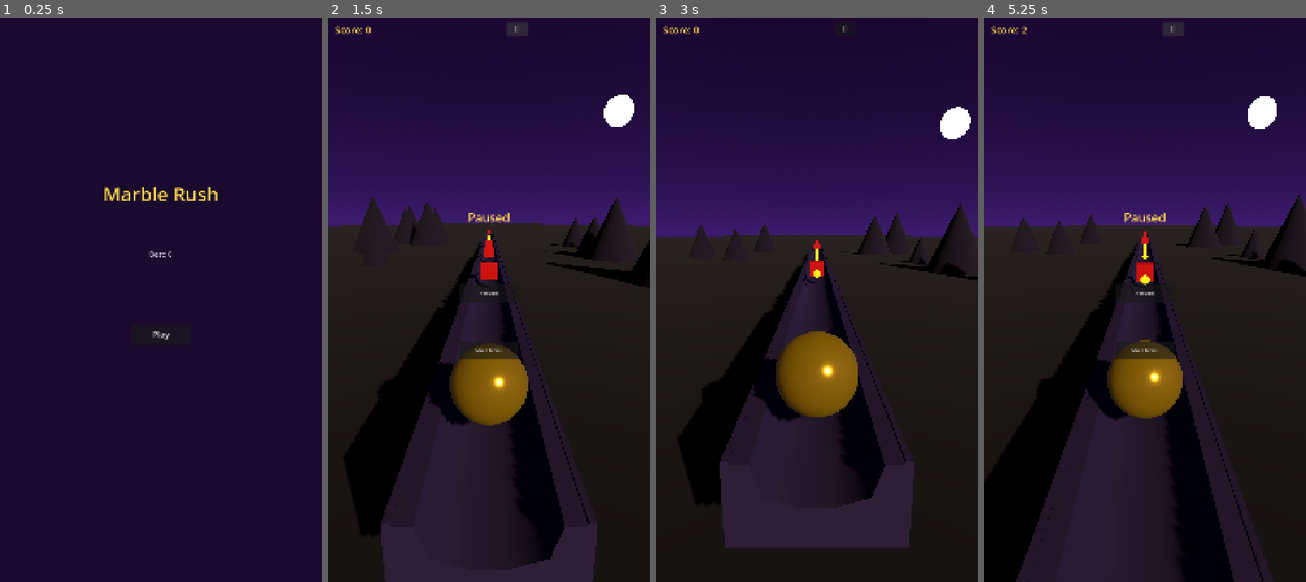
Above: before the commit, frames 1-4 (left to right).
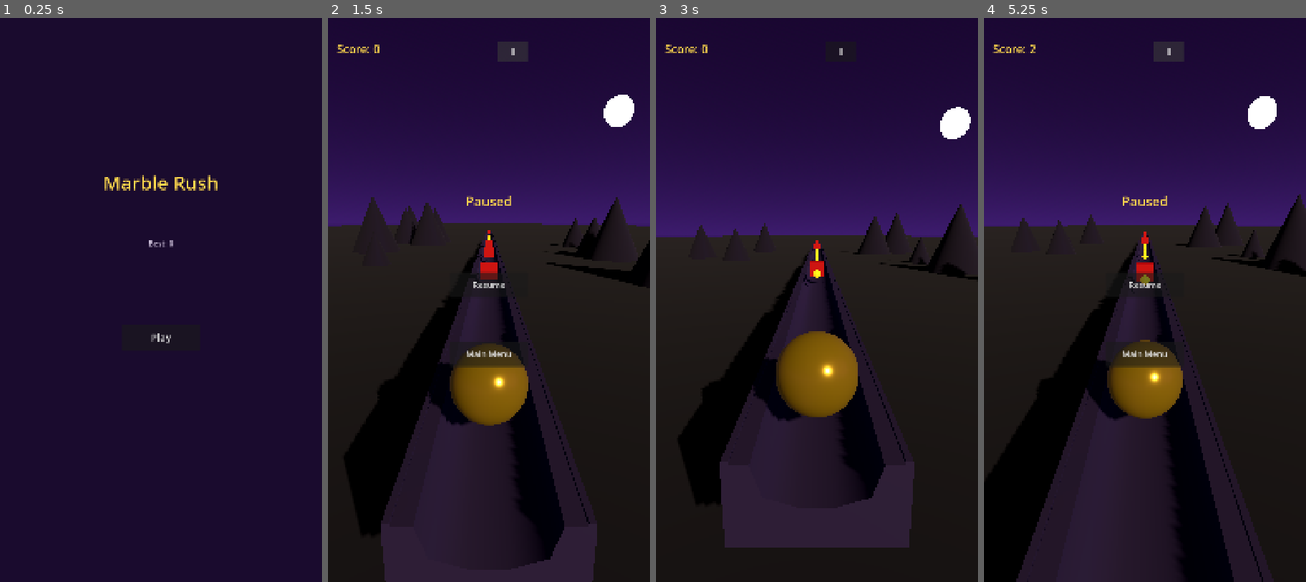
Above: after the commit, the same moments.

Repository: Ebrahassad/marble-rush
Game: Godot game, scene res://scenes/MainMenu.tscn
Two runs of this game, one before a commit and one after it. Both use one fixed random seed, a clock stepped at 60 frames per second and the inputs below.
Inputs:
- Up to frame 1 (0.25 s): no input
- Up to frame 2 (1.5 s): click "Play" at 0.5 s; click "II" at 1.25 s
- Up to frame 3 (3 s): click "Main Menu" at 2 s; click "Play" at 2.75 s
- Up to frame 4 (5.25 s): click "II" at 3.5 s; click "Resume" at 4.25 s; click "II" at 5 s

The runs differ from the first frame. In frame 1, 1.0% of the frame differs, in the area x 32-68%, y 27-58%; in frame 2, 1.6%; in frame 3, 0.2%; in frame 4, 1.6%, in the area x 2-63%, y 0-63%.

Commit message:
Move HUD elements away from system status bar zone and enlarge all buttons for easier touch

Diff:
--- a/scenes/Main.tscn
+++ b/scenes/Main.tscn
@@ -67,20 +67,20 @@
 ball_path = NodePath("../Ball")
 
 [node name="ScoreLabel" type="Label" parent="HUD"]
-offset_left = 24.0
-offset_top = 48.0
-offset_right = 300.0
-offset_bottom = 90.0
-theme_override_font_sizes/font_size = 32
+offset_left = 30.0
+offset_top = 110.0
+offset_right = 340.0
+offset_bottom = 165.0
+theme_override_font_sizes/font_size = 38
 theme_override_colors/font_color = Color(1, 0.85, 0.3, 1)
 text = "Score: 0"
 
 [node name="PauseButton" type="Button" parent="HUD"]
-offset_left = 600.0
-offset_top = 44.0
+offset_left = 570.0
+offset_top = 108.0
 offset_right = 670.0
-offset_bottom = 94.0
-theme_override_font_sizes/font_size = 24
+offset_bottom = 178.0
+theme_override_font_sizes/font_size = 30
 text = "II"
 
 [node name="PausePanel" type="Control" parent="HUD"]
@@ -90,25 +90,26 @@
 
 [node name="PauseLabel" type="Label" parent="HUD/PausePanel"]
 anchor_left = 0.5
-anchor_top = 0.35
+anchor_top = 0.32
 anchor_right = 0.5
-anchor_bottom = 0.35
-offset_left = -100.0
-offset_right = 100.0
+anchor_bottom = 0.32
+offset_left = -120.0
+offset_right = 120.0
 horizontal_alignment = 1
-theme_override_font_sizes/font_size = 40
+theme_override_font_sizes/font_size = 44
 theme_override_colors/font_color = Color(1, 0.85, 0.3, 1)
 text = "Paused"
 
 [node name="ResumeButton" type="Button" parent="HUD/PausePanel"]
 anchor_left = 0.5
-anchor_top = 0.48
+anchor_top = 0.46
 anchor_right = 0.5
-anchor_bottom = 0.48
-offset_left = -100.0
-offset_right = 100.0
+anchor_bottom = 0.46
+offset_left = -130.0
+offset_right = 130.0
 offset_top = 0.0
-offset_bottom = 60.0
+offset_bottom = 85.0
+theme_override_font_sizes/font_size = 28
 text = "Resume"
 
 [node name="MenuButton" type="Button" parent="HUD/PausePanel"]
@@ -116,10 +117,11 @@
 anchor_top = 0.58
 anchor_right = 0.5
 anchor_bottom = 0.58
-offset_left = -100.0
-offset_right = 100.0
+offset_left = -130.0
+offset_right = 130.0
 offset_top = 0.0
-offset_bottom = 60.0
+offset_bottom = 85.0
+theme_override_font_sizes/font_size = 28
 text = "Main Menu"
 
 [node name="GameOverPanel" type="Control" parent="HUD"]
@@ -129,38 +131,39 @@
 
 [node name="FinalScoreLabel" type="Label" parent="HUD/GameOverPanel"]
 anchor_left = 0.5
-anchor_top = 0.47
+anchor_top = 0.45
 anchor_right = 0.5
-anchor_bottom = 0.47
-offset_left = -150.0
-offset_right = 150.0
+anchor_bottom = 0.45
+offset_left = -160.0
+offset_right = 160.0
 horizontal_alignment = 1
-theme_override_font_sizes/font_size = 22
+theme_override_font_sizes/font_size = 26
 theme_override_colors/font_color = Color(0.9, 0.85, 0.95, 1)
 text = "Score: 0
 Best: 0"
 
 [node name="GameOverLabel" type="Label" parent="HUD/GameOverPanel"]
 anchor_left = 0.5
-anchor_top = 0.4
+anchor_top = 0.37
 anchor_right = 0.5
-anchor_bottom = 0.4
-offset_left = -150.0
-offset_right = 150.0
+anchor_bottom = 0.37
+offset_left = -160.0
+offset_right = 160.0
 horizontal_alignment = 1
-theme_override_font_sizes/font_size = 48
+theme_override_font_sizes/font_size = 50
 theme_override_colors/font_color = Color(1, 0.85, 0.3, 1)
 text = "Game Over"
 
 [node name="RestartButton" type="Button" parent="HUD/GameOverPanel"]
 anchor_left = 0.5
-anchor_top = 0.55
+anchor_top = 0.56
 anchor_right = 0.5
-anchor_bottom = 0.55
-offset_left = -100.0
-offset_right = 100.0
+anchor_bottom = 0.56
+offset_left = -130.0
+offset_right = 130.0
 offset_top = 0.0
-offset_bottom = 60.0
+offset_bottom = 85.0
+theme_override_font_sizes/font_size = 28
 text = "Restart"
 
 [connection signal="pressed" from="HUD/PauseButton" to="HUD" method="_on_pause_pressed"]
--- a/scenes/MainMenu.tscn
+++ b/scenes/MainMenu.tscn
@@ -14,11 +14,11 @@
 
 [node name="TitleLabel" type="Label" parent="."]
 anchor_left = 0.5
-anchor_top = 0.3
+anchor_top = 0.28
 anchor_right = 0.5
-anchor_bottom = 0.3
-offset_left = -200.0
-offset_right = 200.0
+anchor_bottom = 0.28
+offset_left = -220.0
+offset_right = 220.0
 horizontal_alignment = 1
 theme_override_font_sizes/font_size = 64
 theme_override_colors/font_color = Color(1, 0.85, 0.3, 1)
@@ -26,13 +26,13 @@
 
 [node name="BestLabel" type="Label" parent="."]
 anchor_left = 0.5
-anchor_top = 0.42
+anchor_top = 0.4
 anchor_right = 0.5
-anchor_bottom = 0.42
+anchor_bottom = 0.4
 offset_left = -150.0
 offset_right = 150.0
 horizontal_alignment = 1
-theme_override_font_sizes/font_size = 24
+theme_override_font_sizes/font_size = 26
 theme_override_colors/font_color = Color(0.85, 0.8, 0.9, 1)
 text = "Best: 0"
 
@@ -41,11 +41,11 @@
 anchor_top = 0.55
 anchor_right = 0.5
 anchor_bottom = 0.55
-offset_left = -100.0
-offset_right = 100.0
+offset_left = -130.0
+offset_right = 130.0
 offset_top = 0.0
-offset_bottom = 70.0
-theme_override_font_sizes/font_size = 28
+offset_bottom = 90.0
+theme_override_font_sizes/font_size = 34
 text = "Play"
 
 [connection signal="pressed" from="PlayButton" to="." method="_on_play_pressed"]
